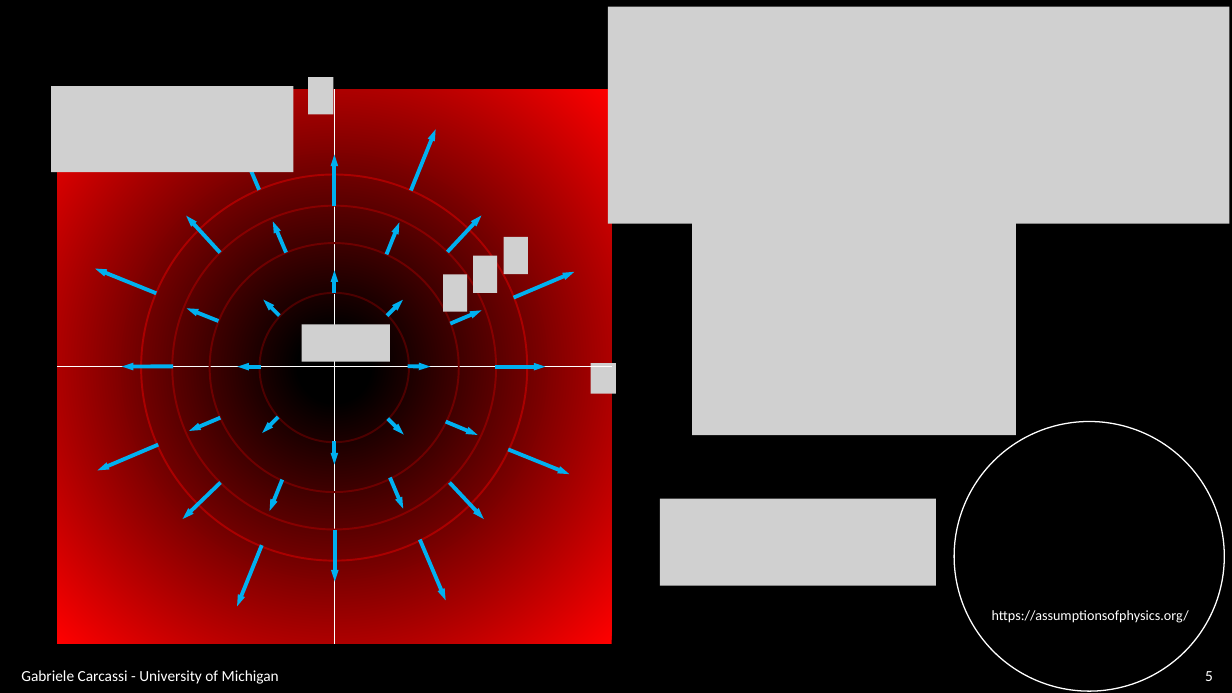
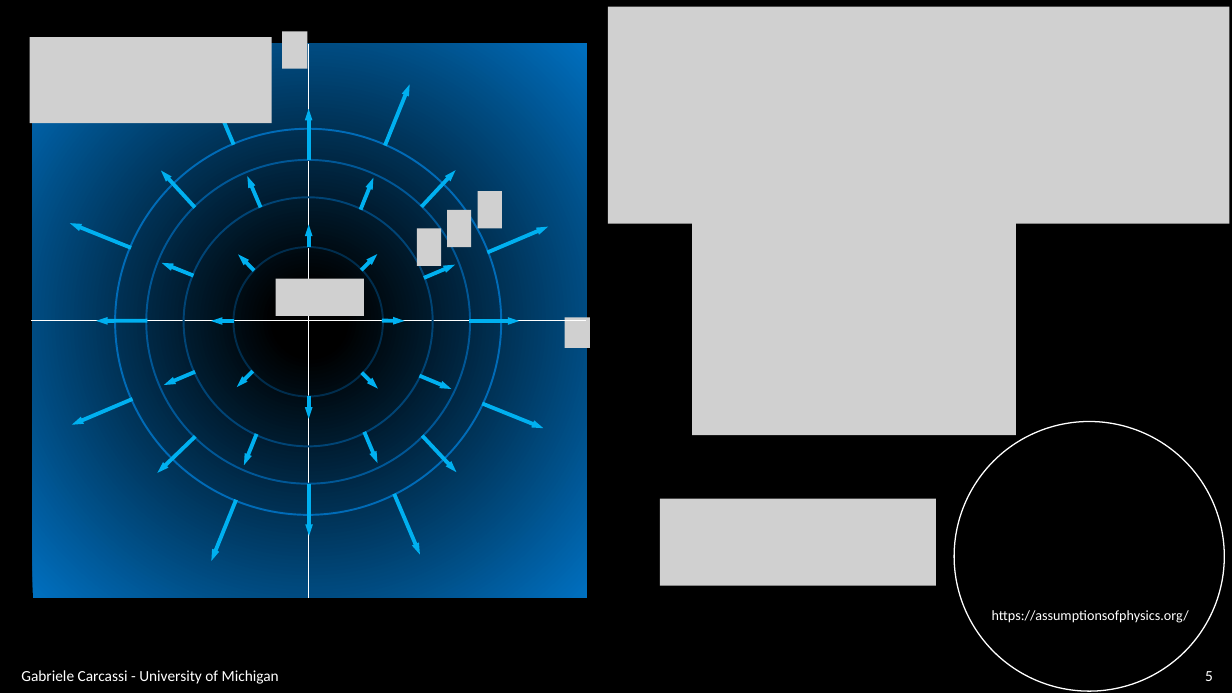
Before and after one commit to assumptionsofphysics/slides, a slide deck: slide 5 of BookCompanions-v2/RP-Class-3.pptx. Drawn at 1232x693 pixels with LibreOffice and Linux fonts; fonts in the diff are those of the drawing; grey boxes stand for pictures; background and template pictures are left out. Boxes give left, top, right and bottom in pixels: in the first picture for what was removed or moved away, otherwise in the second. Text is boxed around its words. In the diff, an @@ line names an element or a change of style, - is before the commit and + after.

```diff
--- a/BookCompanions-v2/RP-Class-3.pptx
+++ b/BookCompanions-v2/RP-Class-3.pptx
@@ picture added at (30, 37, 272, 123) @@
@@ rectangle at (32, 43, 587, 598): fill gradient #000000 to #FF0000 to gradient #000000 to #0070C0 @@
@@ picture removed at (51, 86, 293, 172) @@
@@ picture removed at (68, 100, 260, 171) @@
@@ ellipse at (116, 128, 502, 515): outline #AA0000 1.5 pt to #006BB7 1.5 pt @@
@@ ellipse at (146, 160, 470, 483): outline #870000 1.5 pt to #005796 1.5 pt @@
@@ ellipse at (184, 198, 433, 447): outline #6E0000 1.5 pt to #004475 1.5 pt @@
@@ group added at (275, 31, 590, 348): 6 pictures @@
@@ group removed at (302, 78, 616, 394): 6 pictures @@
@@ 31 arrows, 4 ellipses, 2 lines, 1 rectangle: place and size @@
-31 arrows, 4 ellipses, 2 lines, 1 rectangle at (57, 90, 612, 644)
+31 arrows, 4 ellipses, 2 lines, 1 rectangle at (31, 43, 587, 598)
@@ ellipse at (234, 247, 384, 396): outline #4D0000 1.5 pt to #002D4D 1.5 pt @@
@@ arrow moved from (450, 482) - (484, 519) to (422, 435) - (457, 472) @@
```
Also in this commit, not shown: 24 other slides changed, 2 slides added, 3 slides removed.
